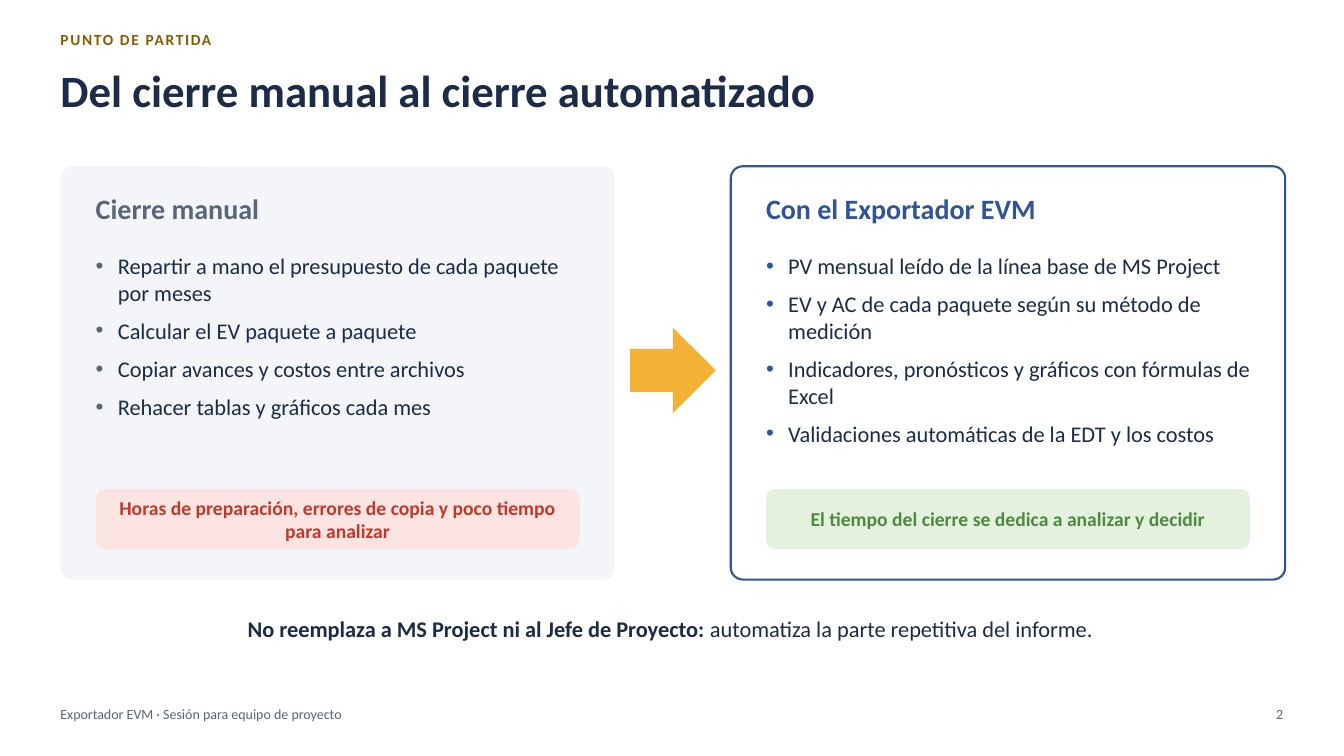
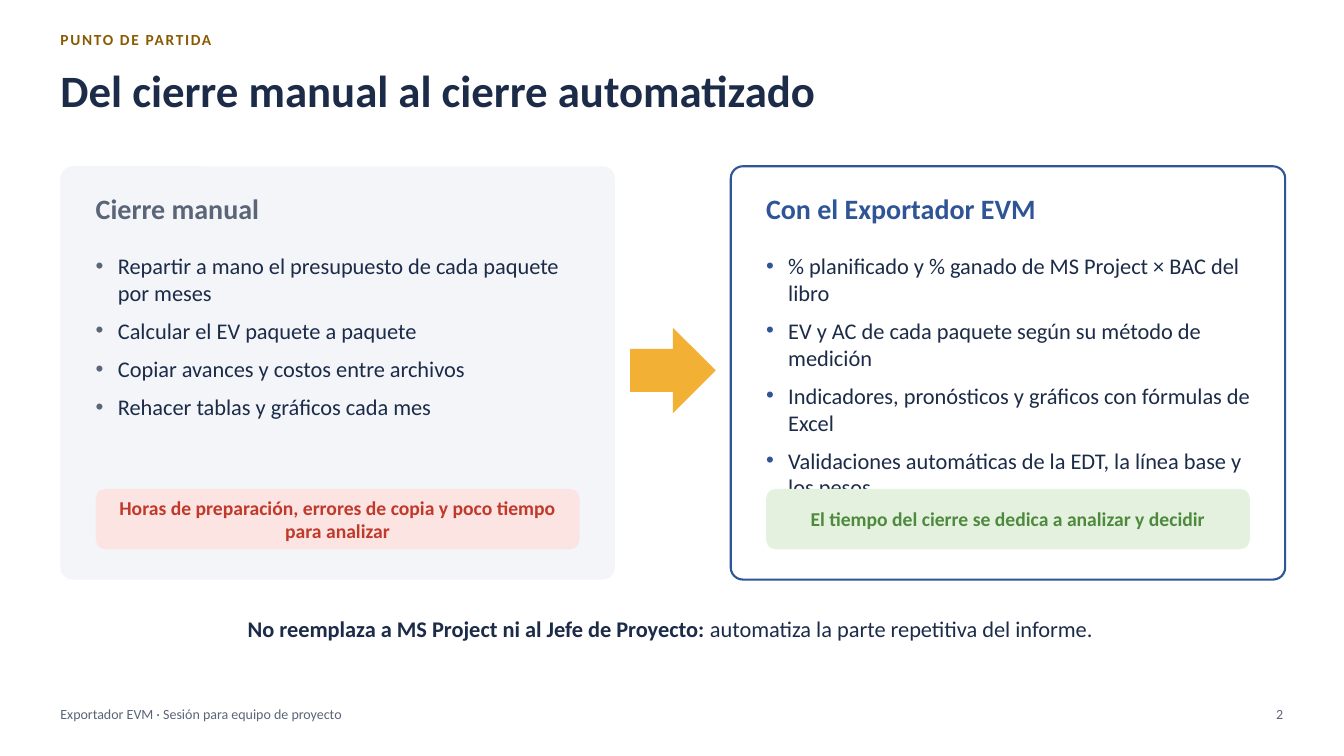
Before and after one commit to MarceloSalazar/evm-automation, a slide deck: slide 2 of docs/presentacion-jefes-de-proyecto.pptx. Drawn at 1344x756 pixels with LibreOffice and Linux fonts; fonts in the diff are those of the drawing. Boxes give left, top, right and bottom in pixels: in the first picture for what was removed or moved away, otherwise in the second. Text is boxed around its words. In the diff, an @@ line names an element or a change of style, - is before the commit and + after.

Commit message:
Documentación, capturas y presentación del modo porcentaje (versión 2.0.0)
- docs/modo-porcentaje.md: modo por defecto, pesos de tareas e hitos, multi-empresa, hojas, cierre
  mensual, cambios de BAC y diferencias con el modo costo.
- README, tutorial, configuración, multi-empresa, preparación en MS Project, métodos, libro Excel,
  comandos, validaciones, proceso de reporte, varios archivos, glosario y desarrollo actualizados;
  los documentos del modo costo indican que se aplican a ese modo.
- Capturas del libro regeneradas en el modo porcentaje (nuevas: % PV, % EV, % PV-EmpresaA).
- Presentación: presupuesto en el libro, curva por duración e hitos, cifras del ejemplo y capturas
  nuevas; portada con la versión 2.0.0 y PDF.
- Versión 2.0.0 y su entrada en CHANGELOG.md.

```diff
--- a/docs/presentacion-jefes-de-proyecto.pptx
+++ b/docs/presentacion-jefes-de-proyecto.pptx
@@ text at bbox=[788, 258, 1239, 301]: text changed @@
-• PV mensual leído de la línea base de MS Project
+• % planificado y % ganado de MS Project × BAC del libro
@@ text at bbox=[788, 453, 1241, 473]: text changed @@
-• Validaciones automáticas de la EDT y los costos
+• Validaciones automáticas de la EDT, la línea base y los pesos
```
Also in this commit, not shown: 25 other slides changed, 49 other files.
